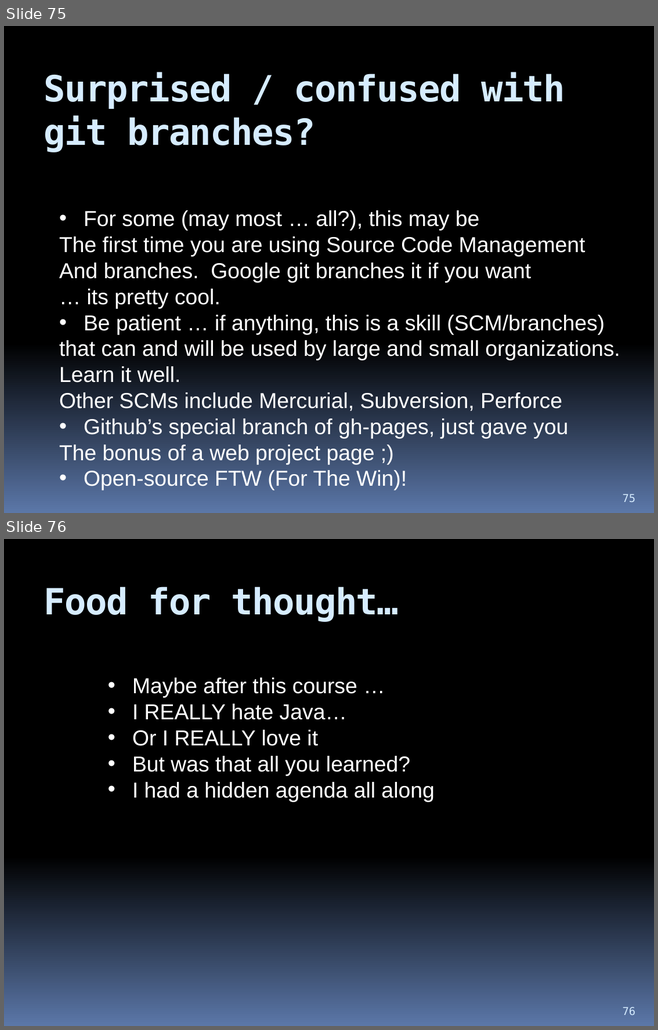
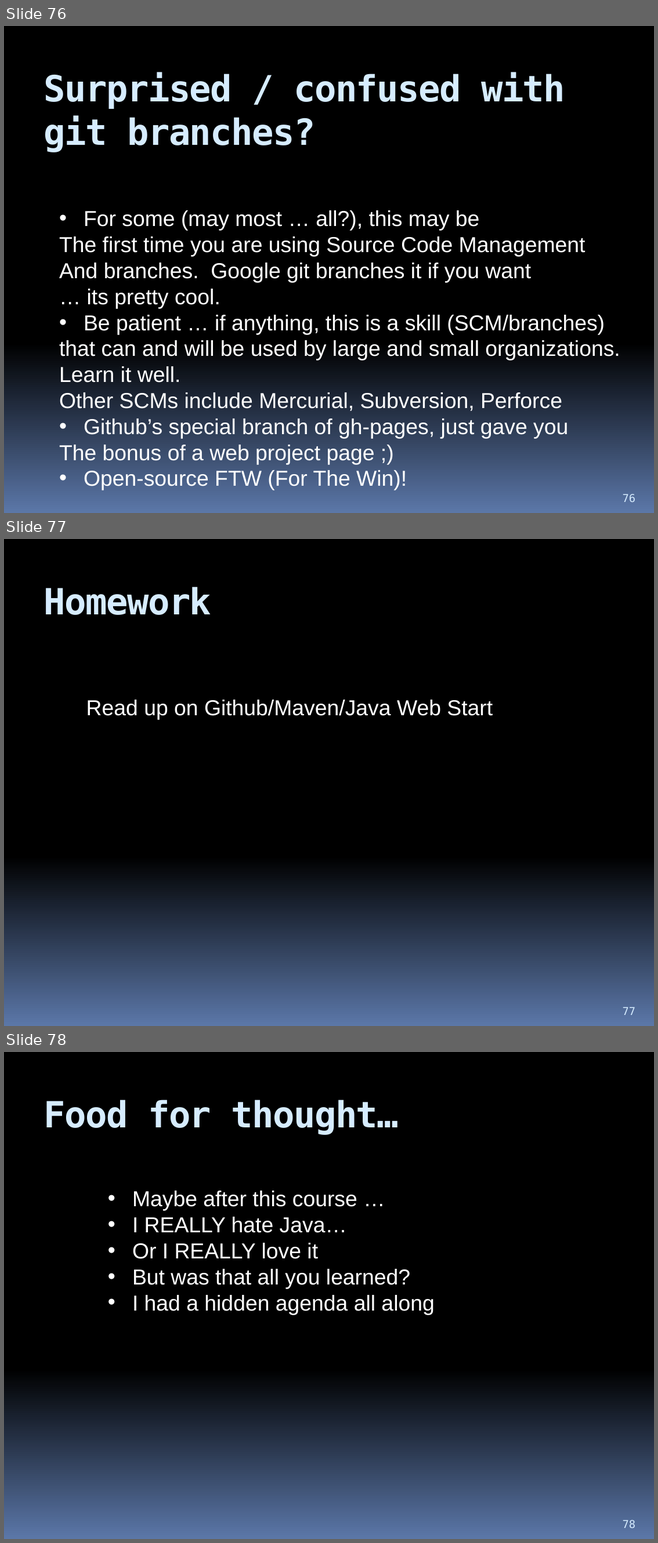
Before and after one commit to hchan/comp2613, a slide deck: coursePresentation.pptx. Shown one above the other, each under a label of ours: slides 75 and 76 before the commit, slides 76, 77 and 78 after it. The pictures are 658x1030 and 658x1543 pixels, drawn with LibreOffice and Linux fonts; fonts in the diff are those of the drawing. Boxes give left, top, right and bottom in pixels: in the first picture for what was removed or moved away, otherwise in the second. Text is boxed around its words. In the diff, an @@ line names an element or a change of style, - is before the commit and + after.

```diff
--- a/coursePresentation.pptx
+++ b/coursePresentation.pptx
@@ slide 77 added at (4,539,654,1026), background gradient #000000 to #5B77A8 @@
@@ title added at (44,587,212,615), 40 pt, text #D6ECFF, bold @@
+Homework
@@ text added at (86,700,492,719), 24 pt, text #FFFFFF @@
+Read up on Github/Maven/Java Web Start
@@ page number added at (622,1007,635,1015), 12 pt, text #D6ECFF @@
+77
@@ what was slide 75 is now slide 76 @@
@@ page number at (622,494,635,502): text changed @@
-75
+76
@@ what was slide 76 is now slide 78 @@
@@ page number at (622,1520,635,1528): text changed @@
-76
+78
```
Also in this commit, not shown: 2 slides changed, 1 other slide added, 6 other files.
